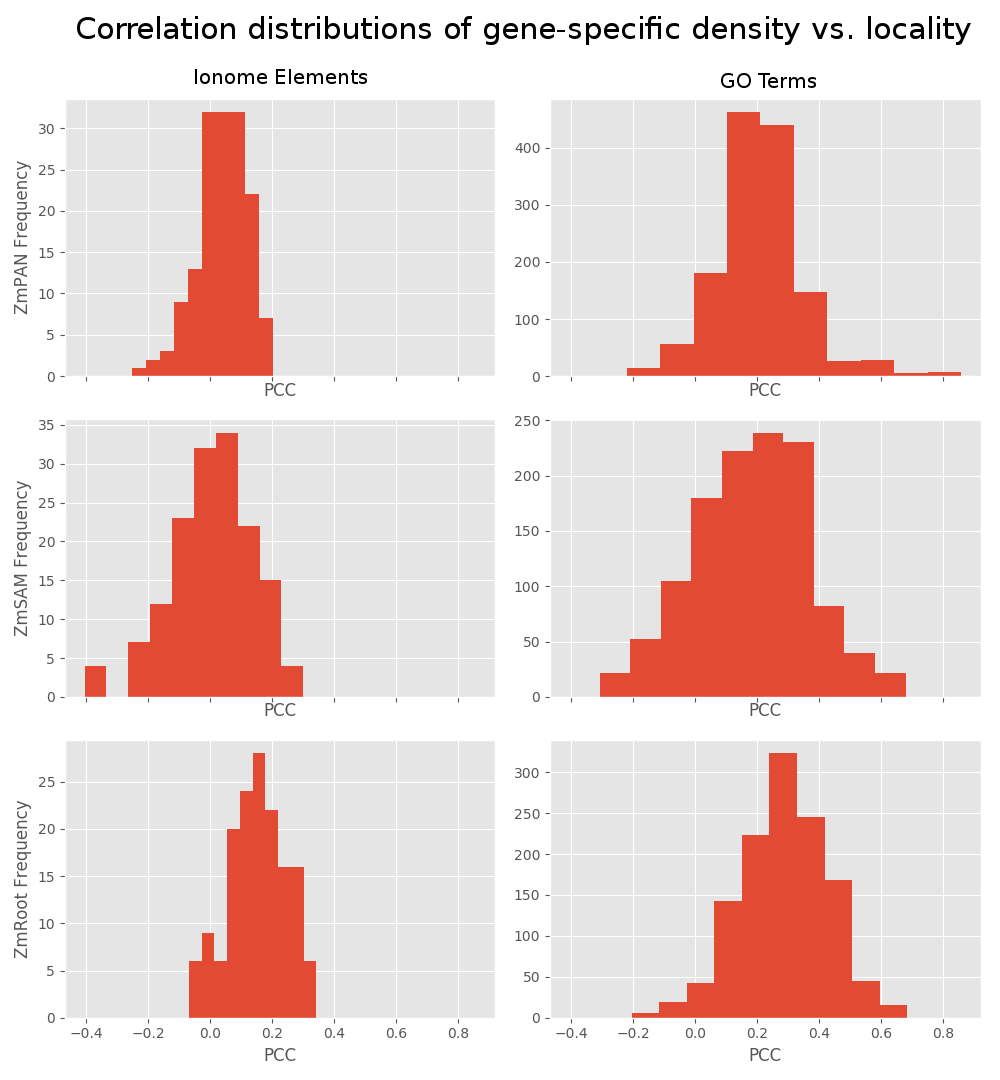
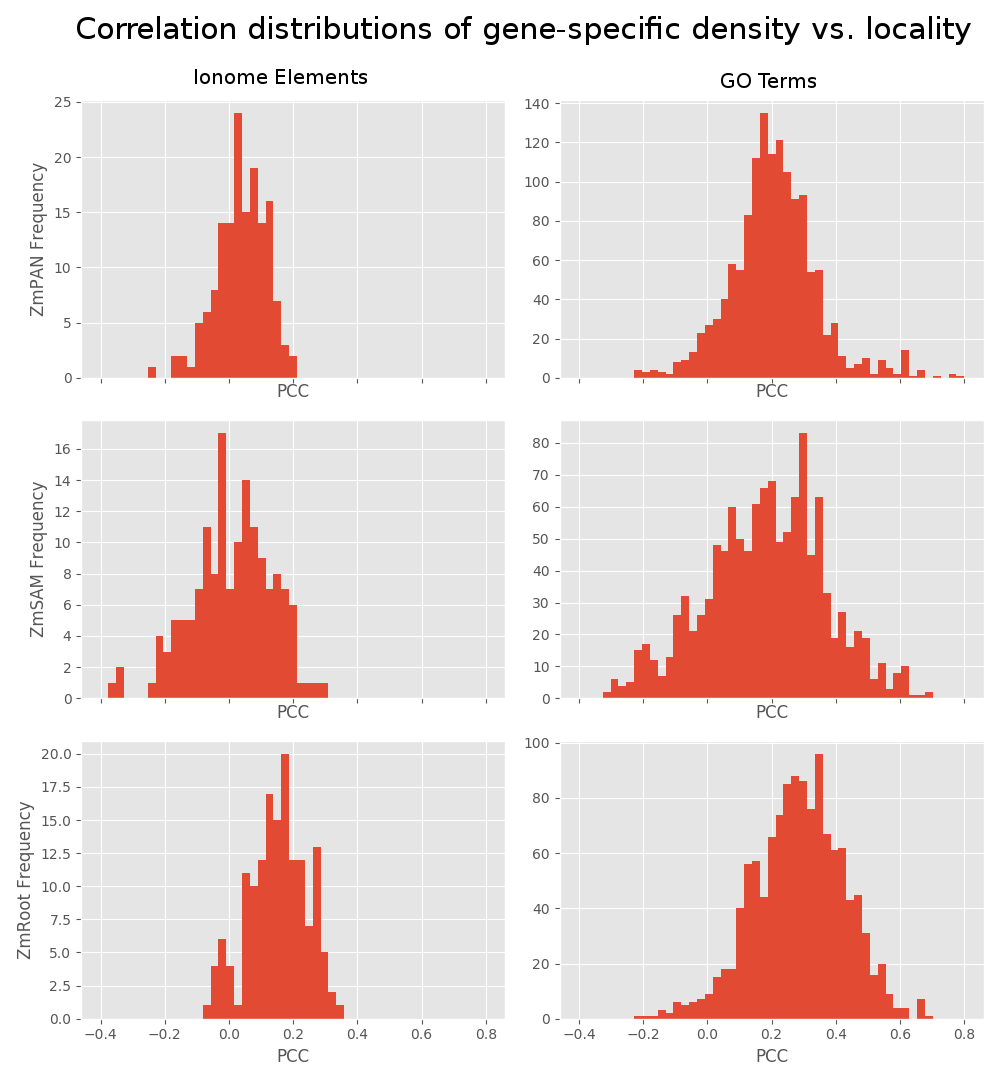
Layered file, before and after one edit (1000x1080). Changes by layer:
added layer "Pasted Layer" above "AllLocs_GO_Density_Locality_PCC.png #1" over left=14, top=97, right=984, bottom=1062
